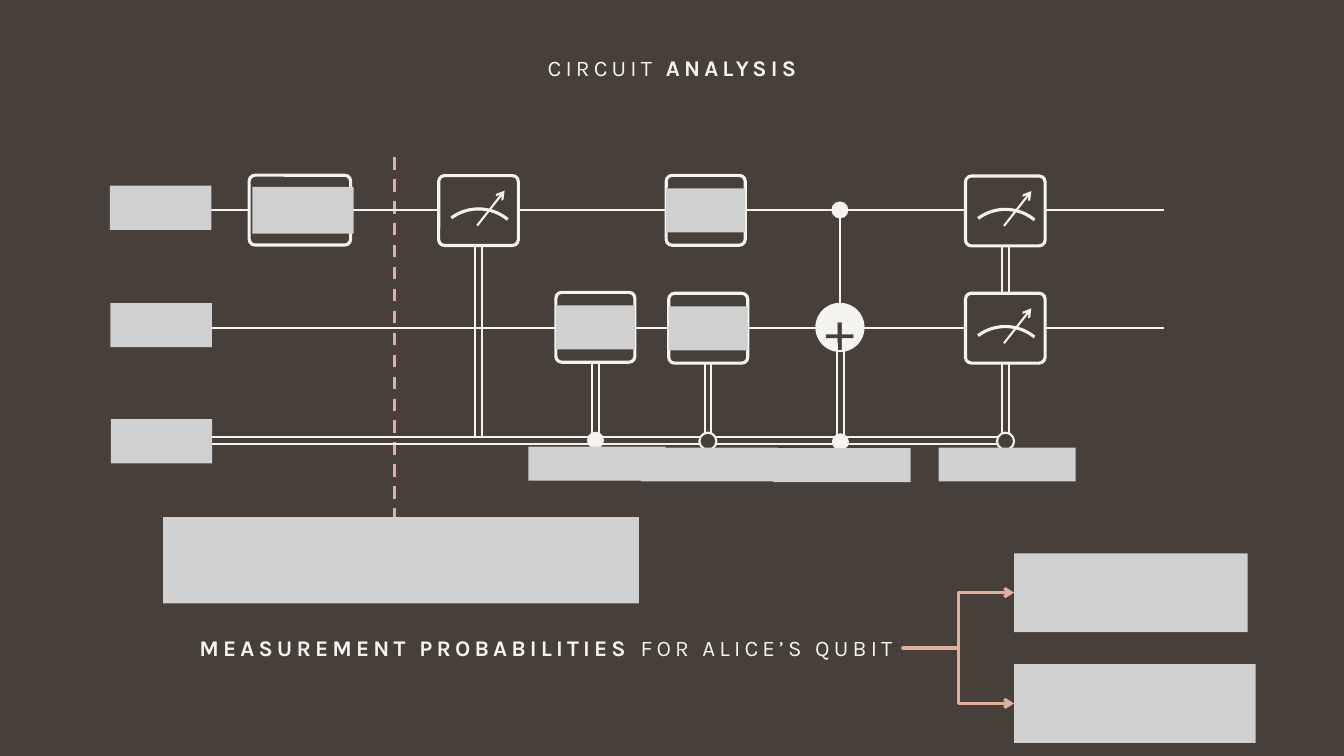
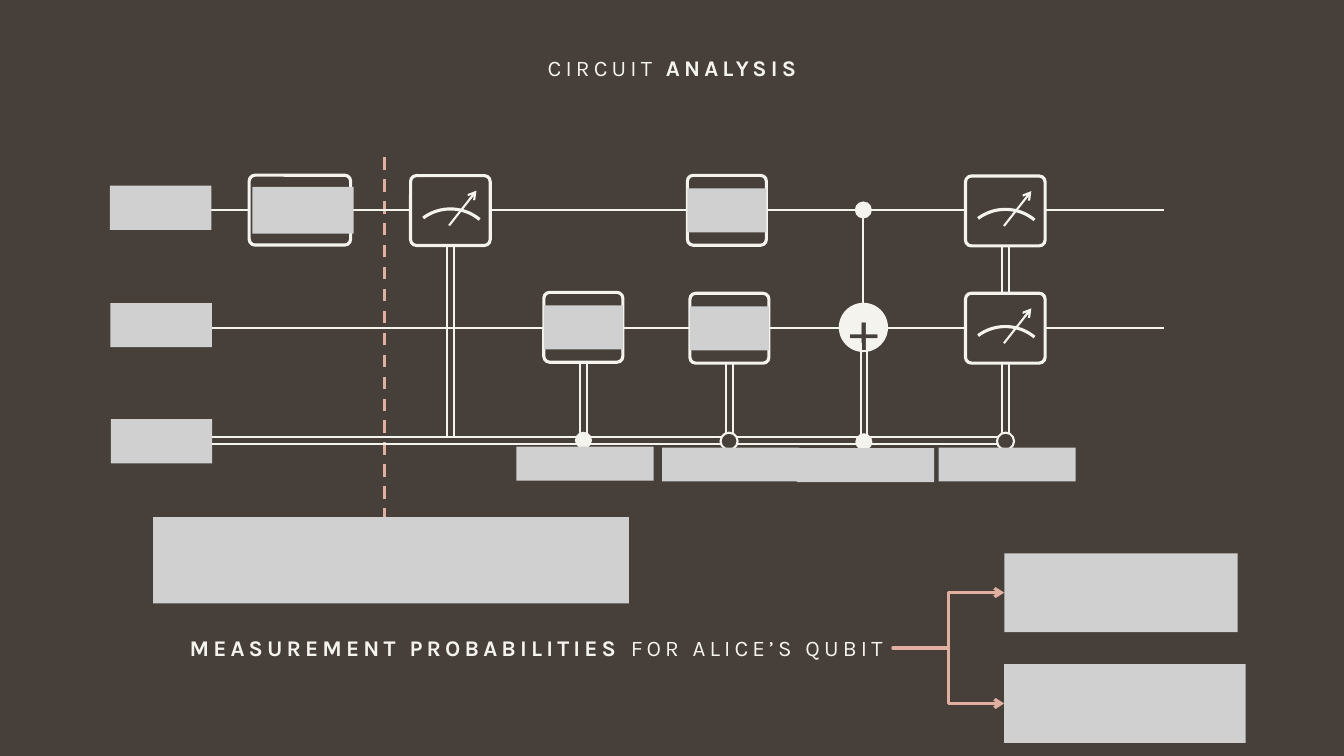
Before and after one commit to giovanniligato/E91-Protocol, a slide deck: slide 7 of Slides/E91 Protocol.pptx. Drawn at 1344x756 pixels with LibreOffice and Linux fonts; fonts in the diff are those of the drawing; grey boxes stand for pictures. Boxes give left, top, right and bottom in pixels: in the first picture for what was removed or moved away, otherwise in the second. Text is boxed around its words. In the diff, an @@ line names an element or a change of style, - is before the commit and + after.

```diff
--- a/Slides/E91 Protocol.pptx
+++ b/Slides/E91 Protocol.pptx
@@ 1 rounded rectangle, 1 arc (boxed as its full ellipse), 1 arrow: place and size @@
-1 rounded rectangle, 1 arc (boxed as its full ellipse), 1 arrow at bbox=[414, 175, 543, 319]
+1 rounded rectangle, 1 arc (boxed as its full ellipse), 1 arrow at bbox=[386, 175, 514, 319]
@@ line moved from (482, 438) - (482, 244) to (448, 438) - (448, 244) @@
@@ line moved from (475, 438) - (475, 244) to (454, 438) - (454, 244) @@
@@ line moved from (844, 435) - (844, 343) to (861, 435) - (861, 343) @@
@@ line moved from (838, 435) - (838, 343) to (867, 435) - (867, 343) @@
@@ line moved from (599, 434) - (599, 362) to (581, 434) - (581, 362) @@
@@ line moved from (593, 434) - (593, 362) to (587, 434) - (587, 362) @@
@@ line moved from (712, 435) - (712, 362) to (726, 435) - (726, 362) @@
@@ line moved from (705, 435) - (705, 362) to (733, 435) - (733, 362) @@
@@ 5 pictures, 2 elbow arrows, 1 text, 1 line, 1 rounded rectangle, 1 ellipse: place and size @@
-5 pictures, 2 elbow arrows, 1 text, 1 line, 1 rounded rectangle, 1 ellipse at bbox=[163, 153, 1256, 743]
+5 pictures, 2 elbow arrows, 1 text, 1 line, 1 rounded rectangle, 1 ellipse at bbox=[153, 153, 1246, 743]
@@ 3 pictures, 2 rounded rectangles, 1 ellipse: place and size @@
-3 pictures, 2 rounded rectangles, 1 ellipse at bbox=[641, 175, 778, 482]
+3 pictures, 2 rounded rectangles, 1 ellipse at bbox=[662, 175, 800, 482]
@@ 3 ellipses, 1 line, 1 text, 1 picture: place and size @@
-3 ellipses, 1 line, 1 text, 1 picture at bbox=[773, 202, 910, 483]
+3 ellipses, 1 line, 1 text, 1 picture at bbox=[798, 202, 935, 483]
```
Also in this commit, not shown: 4 other slides changed, 35 other files.
